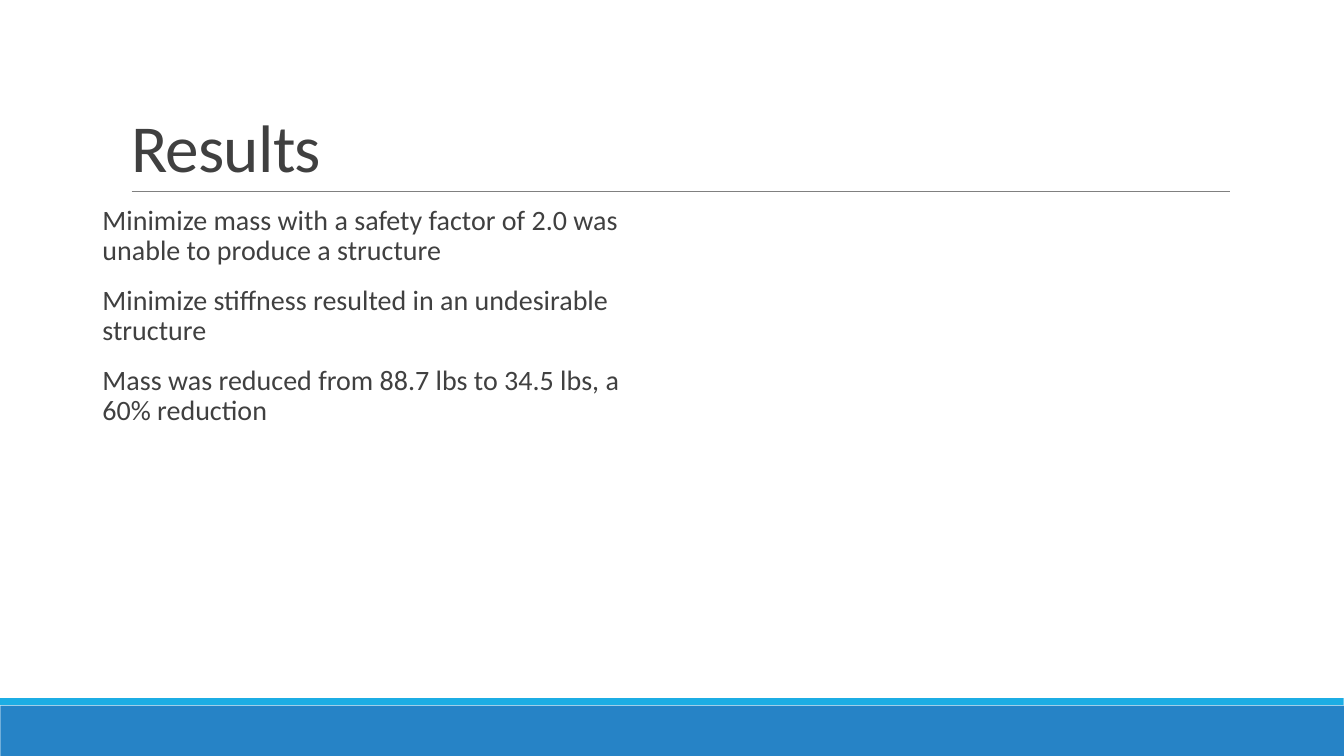
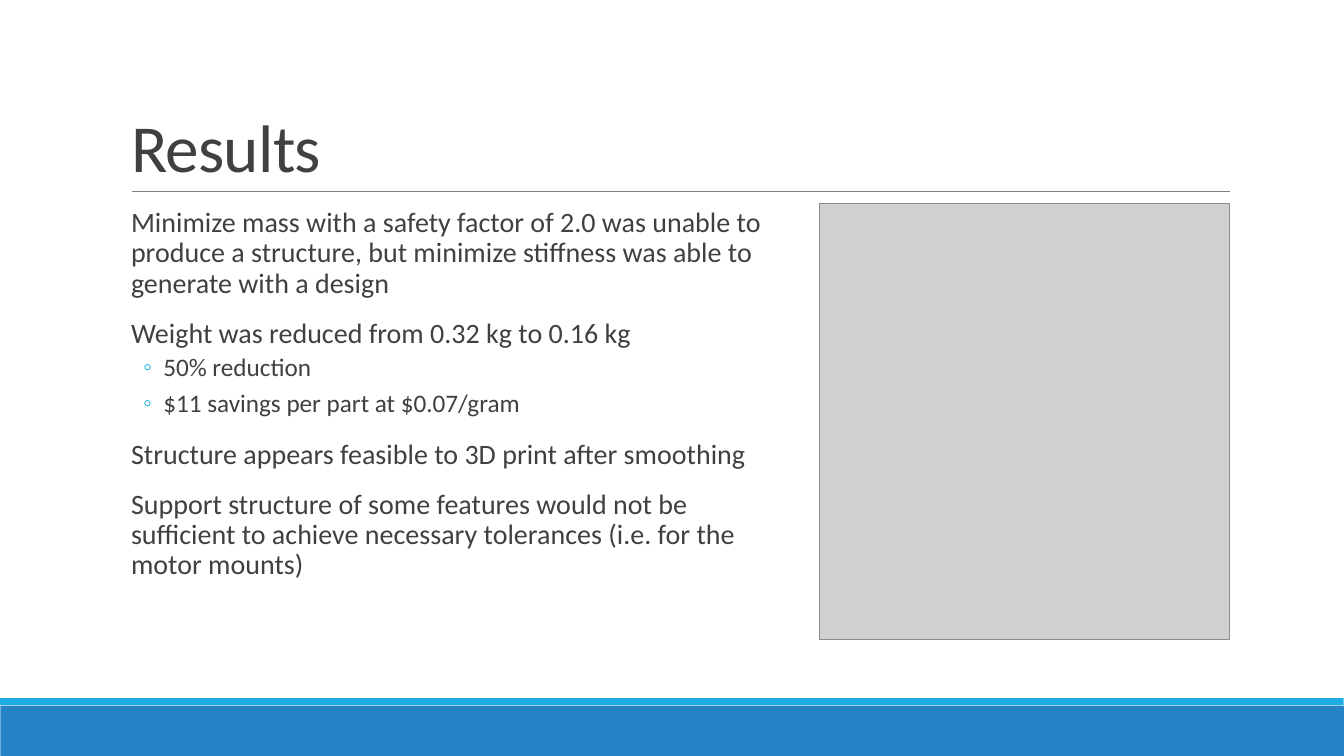
Before and after one commit to BYU-ME-578/hw7-2019-lcwilley, a slide deck: slide 4 of presentation.pptx. Drawn at 1344x756 pixels with LibreOffice and Linux fonts; fonts in the diff are those of the drawing; grey boxes stand for pictures. Boxes give left, top, right and bottom in pixels: in the first picture for what was removed or moved away, otherwise in the second. Text is boxed around its words. In the diff, an @@ line names an element or a change of style, - is before the commit and + after.

```diff
--- a/presentation.pptx
+++ b/presentation.pptx
@@ picture added at (x1=820, y1=204, x2=1230, y2=639) @@
@@ text at (x1=131, y1=212, x2=761, y2=578): text changed @@
-  Minimize mass with a safety factor of 2.0 was unable to produce a structure
-  Minimize stiffness resulted in an undesirable structure
-  Mass was reduced from 88.7 lbs to 34.5 lbs, a 60% reduction
+  Minimize mass with a safety factor of 2.0 was unable to produce a structure, but minimize stiffness was able to generate with a design
+  Weight was reduced from 0.32 kg to 0.16 kg
+  ◦ 50% reduction
+  ◦ $11 savings per part at $0.07/gram
+  Structure appears feasible to 3D print after smoothing
+  Support structure of some features would not be sufficient to achieve necessary tolerances (i.e. for the motor mounts)
```
Also in this commit, not shown: 3 other slides changed, 3 slides added, 1 slide removed, 1 other file.
